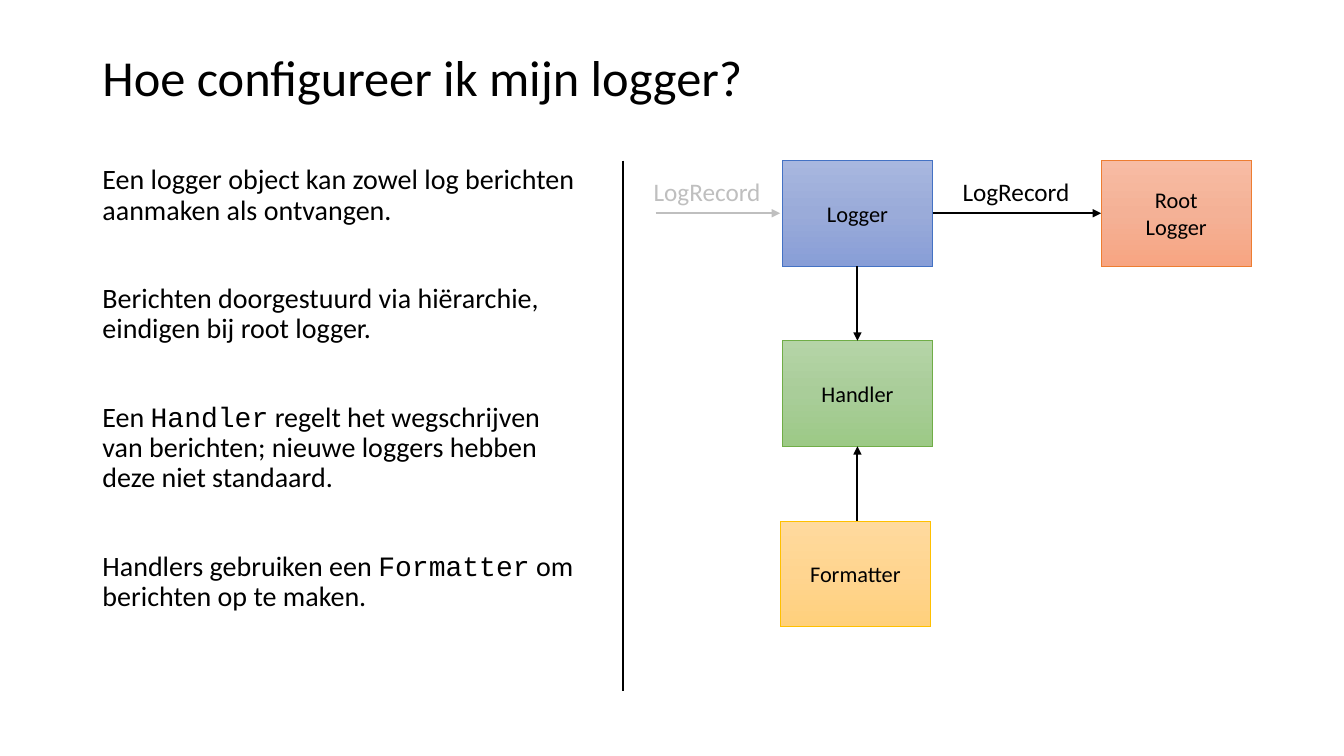
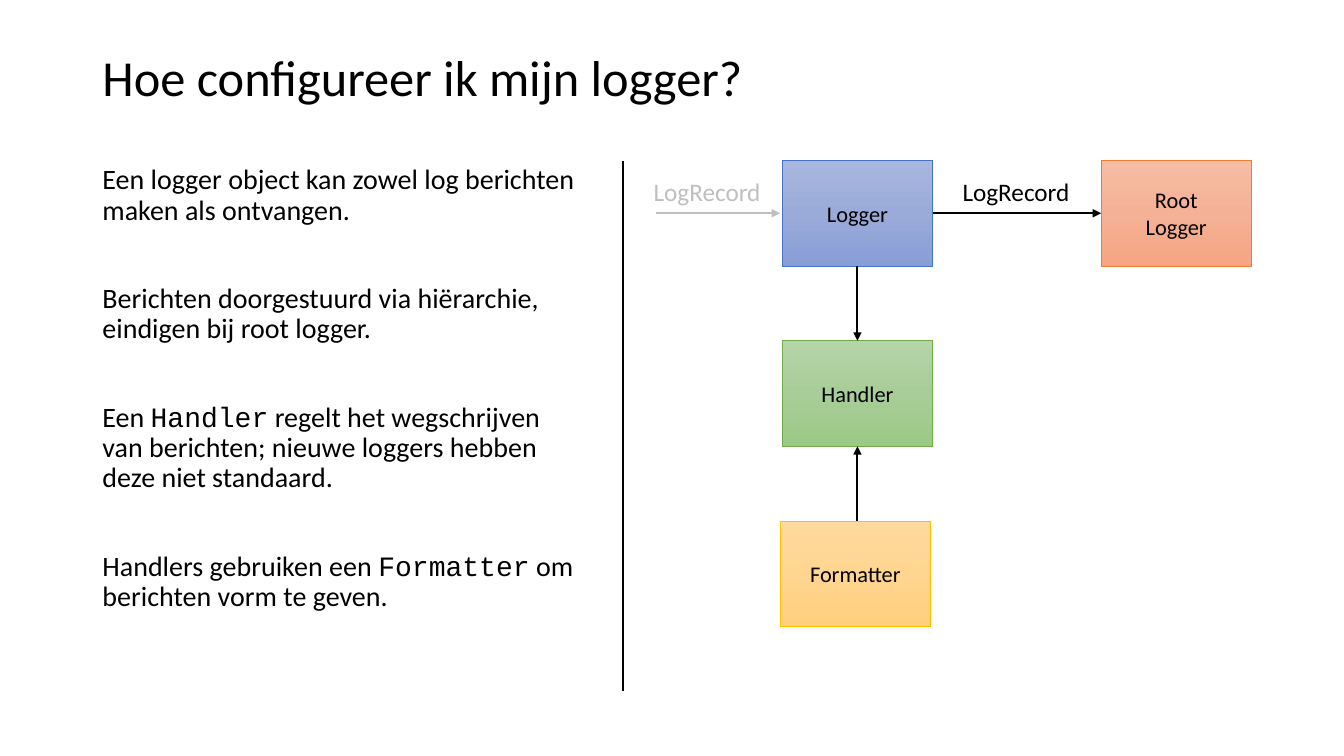
Before and after one commit to LFKoning/knowledge-sharing, a slide deck: slide 16 of python_engineers/part_2/python_data_engineers_2.pptx (slide 15 before the commit). Drawn at 1344x756 pixels with LibreOffice and Linux fonts; fonts in the diff are those of the drawing. Boxes give left, top, right and bottom in pixels: in the first picture for what was removed or moved away, otherwise in the second. Text is boxed around its words. In the diff, an @@ line names an element or a change of style, - is before the commit and + after.

```diff
--- a/python_engineers/part_2/python_data_engineers_2.pptx
+++ b/python_engineers/part_2/python_data_engineers_2.pptx
@@ text at box(102, 169, 574, 225): text changed @@
-Een logger object kan zowel log berichten aanmaken als ontvangen.
+Een logger object kan zowel log berichten maken als ontvangen.
@@ text at box(102, 556, 573, 611): text changed @@
-Handlers gebruiken een Formatter om berichten op te maken.
+Handlers gebruiken een Formatter om berichten vorm te geven.
```
Also in this commit, not shown: 13 other slides changed, 1 slide added, 5 other files.
